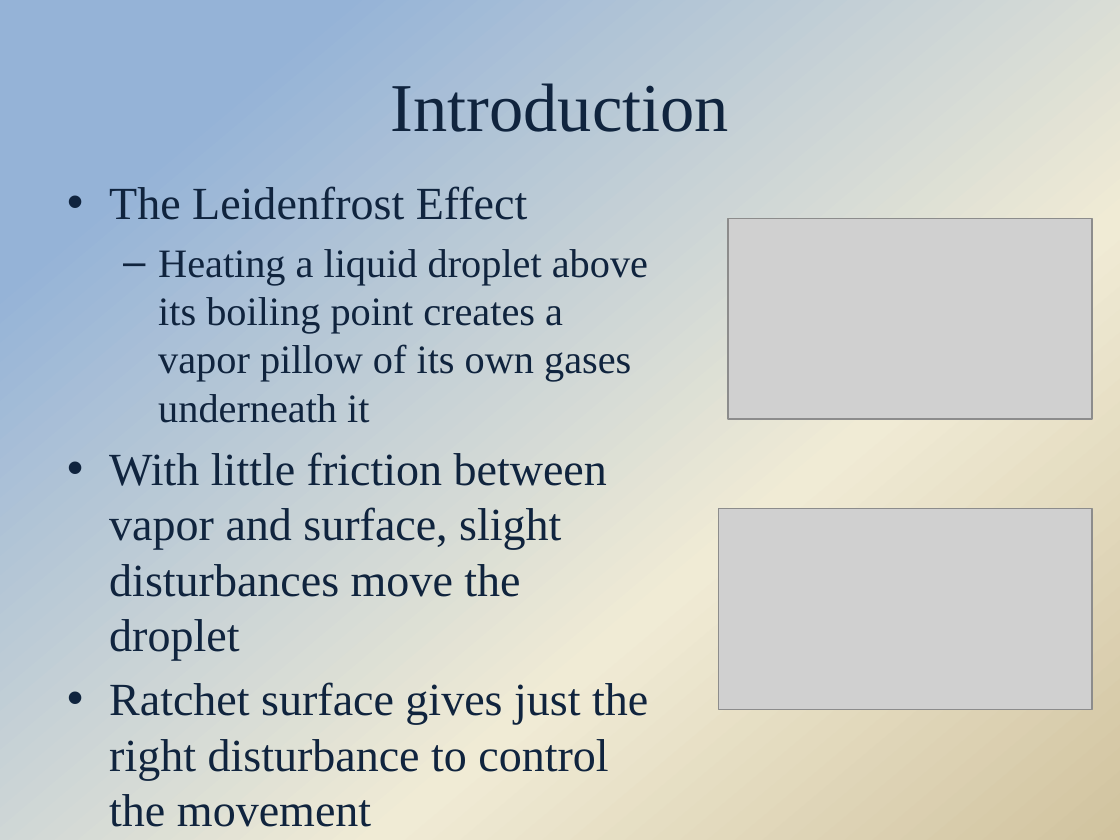
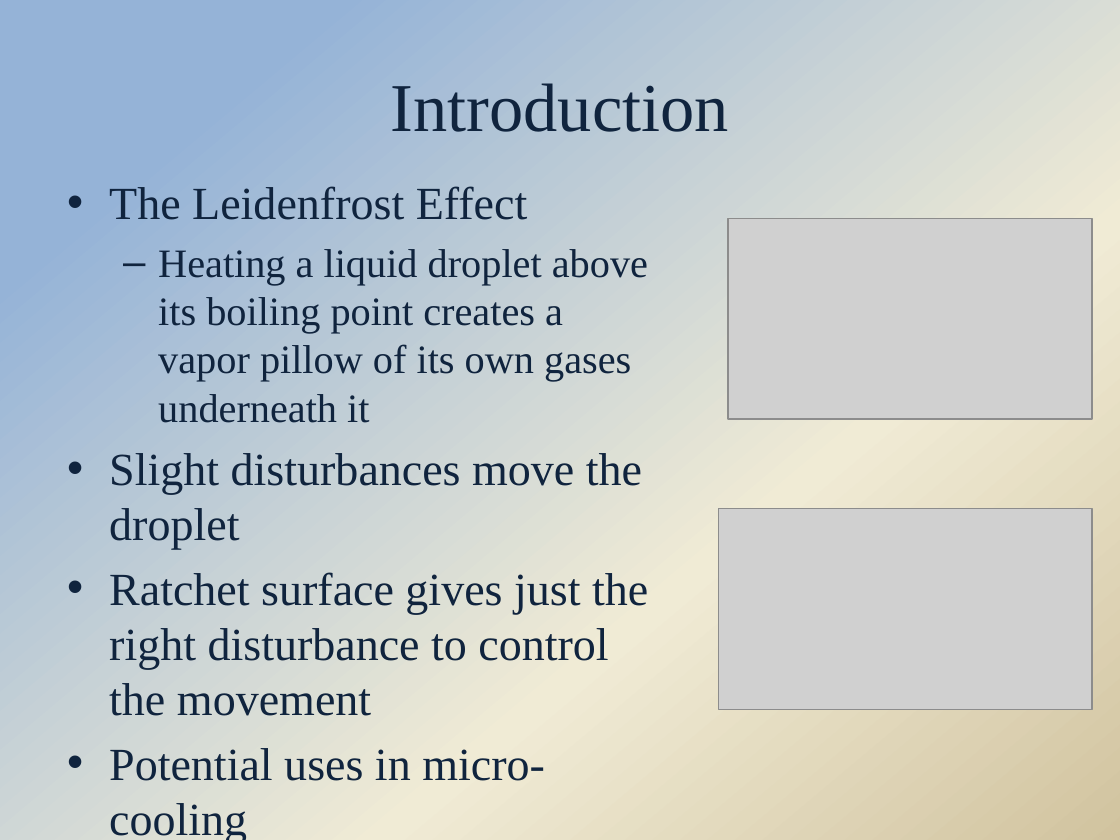
Before and after one commit to Hdtran89/ImageProcessing, a slide deck: slide 3 of A Team Documents/Final presentation.pptx. Drawn at 1120x840 pixels with LibreOffice and Linux fonts; fonts in the diff are those of the drawing; grey boxes stand for pictures; background and template pictures are left out. Boxes give left, top, right and bottom in pixels: in the first picture for what was removed or moved away, otherwise in the second. Text is boxed around its words. In the diff, an @@ line names an element or a change of style, - is before the commit and + after.

```diff
--- a/A Team Documents/Final presentation.pptx
+++ b/A Team Documents/Final presentation.pptx
@@ text at [109, 453, 642, 550]: text changed @@
-• With little friction between vapor and surface, slight disturbances move the droplet
+• Slight disturbances move the droplet
@@ text at [109, 748, 545, 840]: paragraph added @@
+• Potential uses in micro-cooling
```
Also in this commit, not shown: 5 other slides changed, 1 slide added.
